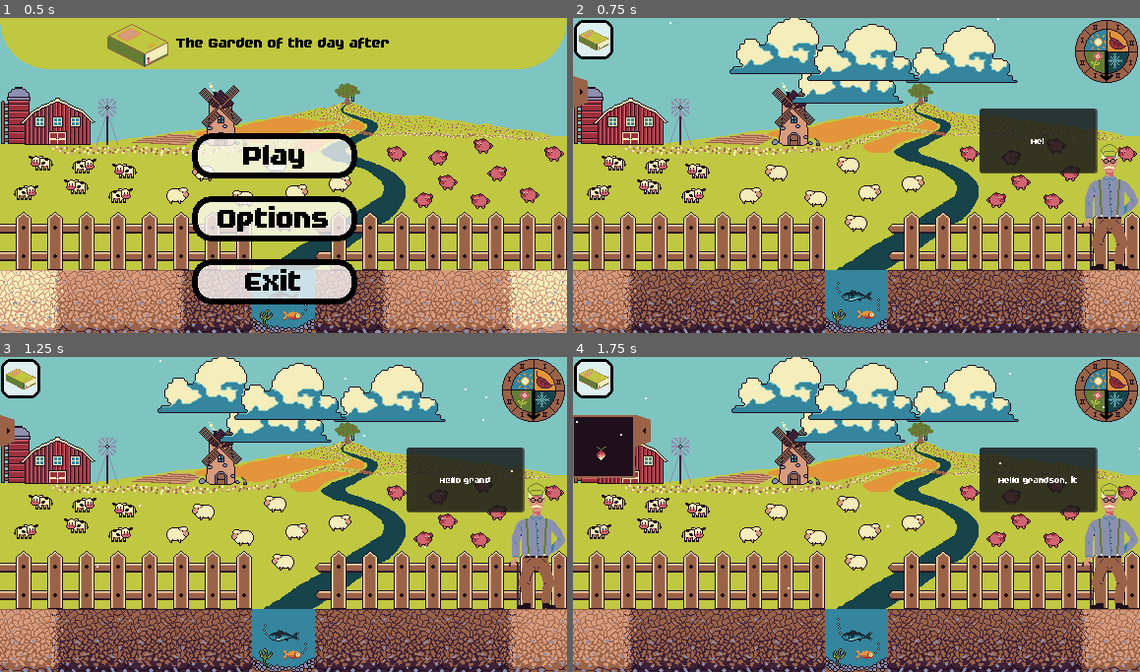
Above: before the commit, frames 1-4 (two rows, left to right).
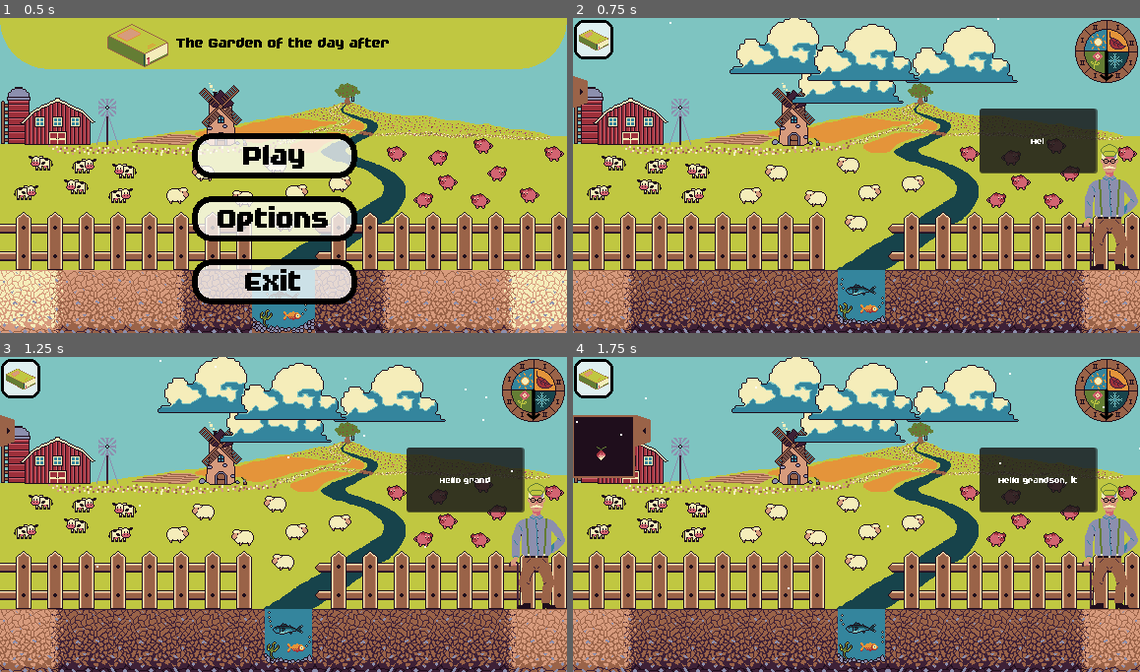
Above: after the commit, the same moments.

Repository: JustAlternate/Regenerative_Game_Jam
Game: Godot game, scene res://Scenes/menu.tscn
Two runs of this game, one before a commit and one after it. Both use one fixed random seed, a clock stepped at 60 frames per second and the inputs below.
Inputs (mouse positions are in pixels of both pictures, inside the frame that each line leads up to):
- Up to frame 1 (0.5 s): no input
- Up to frame 2 (0.75 s): click "Play" at 0.5 s
- Up to frame 3 (1.25 s): no input
- Up to frame 4 (1.75 s): click (590, 429) at 1.25 s

Frame 1 is identical in both runs. In frame 2, 1.2% of the frame differs, in the area x 44-56%, y 80-100%; in frame 3, 1.3%; in frame 4, 1.3%.

Commit message:
Rivière améliorée

Diff:
--- a/Scenes/home.tscn
+++ b/Scenes/home.tscn
@@ -1,17 +1,36 @@
-[gd_scene load_steps=19 format=3 uid="uid://cux0ivx6exq1b"]
+[gd_scene load_steps=27 format=3 uid="uid://cux0ivx6exq1b"]
 
 [ext_resource type="PackedScene" uid="uid://dftuedx82aneu" path="res://Scenes/encyclopedia.tscn" id="1_1gyia"]
 [ext_resource type="Script" path="res://Scripts/Game.gd" id="1_mivhc"]
 [ext_resource type="PackedScene" uid="uid://du2q4bvo17ea" path="res://Scenes/dialogue_grand_pere.tscn" id="2_005re"]
-[ext_resource type="Texture2D" uid="uid://7iu6ttth2wqn" path="res://Assets/Plant/sprite-case-eau-centre-animé.png" id="2_bqiwa"]
-[ext_resource type="Texture2D" uid="uid://226bayh71d64" path="res://Assets/Plant/background-automne.png" id="2_pi25p"]
-[ext_resource type="Texture2D" uid="uid://dnuahomsep6bt" path="res://Assets/Plant/background-printemps.png" id="3_lswv8"]
-[ext_resource type="Texture2D" uid="uid://dla63gt3en6l2" path="res://Assets/Plant/background-ete.png" id="4_2d7xi"]
+[ext_resource type="Texture2D" uid="uid://ci8m2wxpa45u0" path="res://Assets/Plant/sprite-case-eau-centre-animé.png" id="2_bqiwa"]
+[ext_resource type="Texture2D" uid="uid://bo7r4g84a0nb1" path="res://Assets/Plant/background-automne.png" id="2_pi25p"]
+[ext_resource type="Texture2D" uid="uid://dsrtwu3k6cq3m" path="res://Assets/Plant/case-eau-centre-transparent.png" id="2_yhosm"]
+[ext_resource type="Texture2D" uid="uid://dehbjqaeiu2ki" path="res://Assets/Plant/background-printemps.png" id="3_lswv8"]
+[ext_resource type="Texture2D" uid="uid://n1huiucq2lns" path="res://Assets/Plant/background-ete.png" id="4_2d7xi"]
 [ext_resource type="PackedScene" uid="uid://cpc1baduxkefv" path="res://Scenes/seed_drawer.tscn" id="4_fw8ti"]
 [ext_resource type="PackedScene" uid="uid://slb4mijat6jh" path="res://Scenes/clock.tscn" id="5_gjtvy"]
-[ext_resource type="Texture2D" uid="uid://bf81ak5wtl4g7" path="res://Assets/Plant/background-hiver.png" id="5_l38m1"]
+[ext_resource type="Texture2D" uid="uid://1loi3yh8r0ak" path="res://Assets/Plant/background-hiver.png" id="5_l38m1"]
 [ext_resource type="PackedScene" uid="uid://c751d7ivsjn33" path="res://Scenes/meteo.tscn" id="6_2mes2"]
 [ext_resource type="PackedScene" uid="uid://c5fwrbut46wua" path="res://Scenes/plante.tscn" id="6_5hxrd"]
+[ext_resource type="Texture2D" uid="uid://dq1f0ra5bpicr" path="res://Assets/sprites/dirt-moist.png" id="8_dmgkt"]
+[ext_resource type="Texture2D" uid="uid://ddox0qv3u5snp" path="res://Assets/sprites/dirt-soaked.png" id="9_2h3e1"]
+
+[sub_resource type="AtlasTexture" id="AtlasTexture_e2ibs"]
+atlas = ExtResource("2_yhosm")
+region = Rect2(0, 0, 64, 64)
+
+[sub_resource type="AtlasTexture" id="AtlasTexture_sb0ju"]
+atlas = ExtResource("2_yhosm")
+region = Rect2(64, 0, 64, 64)
+
+[sub_resource type="AtlasTexture" id="AtlasTexture_8x6sw"]
+atlas = ExtResource("2_yhosm")
+region = Rect2(64, 64, 64, 64)
+
+[sub_resource type="AtlasTexture" id="AtlasTexture_8jcr2"]
+atlas = ExtResource("2_yhosm")
+region = Rect2(0, 64, 64, 64)
 
 [sub_resource type="AtlasTexture" id="AtlasTexture_4w73x"]
 atlas = ExtResource("2_bqiwa")
@@ -33,6 +52,23 @@
 animations = [{
 "frames": [{
 "duration": 1.0,
+"texture": SubResource("AtlasTexture_e2ibs")
+}, {
+"duration": 1.0,
+"texture": SubResource("AtlasTexture_sb0ju")
+}, {
+"duration": 1.0,
+"texture": SubResource("AtlasTexture_8x6sw")
+}, {
+"duration": 1.0,
+"texture": SubResource("AtlasTexture_8jcr2")
+}],
+"loop": true,
+"name": &"default",
+"speed": 5.0
+}, {
+"frames": [{
+"duration": 1.0,
 "texture": SubResource("AtlasTexture_4w73x")
 }, {
 "duration": 1.0,
@@ -45,7 +81,7 @@
 "texture": SubResource("AtlasTexture_kja0x")
 }],
 "loop": true,
-"name": &"default",
+"name": &"old",
 "speed": 5.0
 }]
 
@@ -81,6 +117,25 @@
 }],
 "loop": true,
 "name": &"winter",
+"speed": 5.0
+}]
+
+[sub_resource type="SpriteFrames" id="SpriteFrames_hjora"]
+animations = [{
+"frames": [{
+"duration": 1.0,
+"texture": ExtResource("8_dmgkt")
+}],
+"loop": true,
+"name": &"normal",
+"speed": 5.0
+}, {
+"frames": [{
+"duration": 1.0,
+"texture": ExtResource("9_2h3e1")
+}],
+"loop": true,
+"name": &"soaked",
 "speed": 5.0
 }]
 
@@ -97,13 +152,19 @@
 texture_filter = 1
 position = Vector2(288, 288)
 sprite_frames = SubResource("SpriteFrames_5ssav")
-frame_progress = 0.99453
 
 [node name="AnimatedSprite2D" type="AnimatedSprite2D" parent="Game/background"]
 texture_filter = 1
 position = Vector2(288, 128)
 sprite_frames = SubResource("SpriteFrames_6c8pp")
 animation = &"fall"
+
+[node name="DirtBehindRiver" type="AnimatedSprite2D" parent="Game/background"]
+show_behind_parent = true
+texture_filter = 1
+position = Vector2(288, 288)
+sprite_frames = SubResource("SpriteFrames_hjora")
+animation = &"normal"
 
 [node name="Meteo" parent="Game" instance=ExtResource("6_2mes2")]
 
--- a/Scripts/Game.gd
+++ b/Scripts/Game.gd
@@ -71,9 +71,11 @@
 
 	if random_event=="soleil":
 		$Meteo/Sun/DirectionalLight2D.energy = 1.2
+		$background/DirtBehindRiver.animation = "normal"
 	else:
 		$Meteo/Sun/DirectionalLight2D.energy = 1
 		$Meteo.go_meteo(0,2)
+		$background/DirtBehindRiver.animation = "soaked"
 
 	# Updating every plants
 	for i in range(8):
